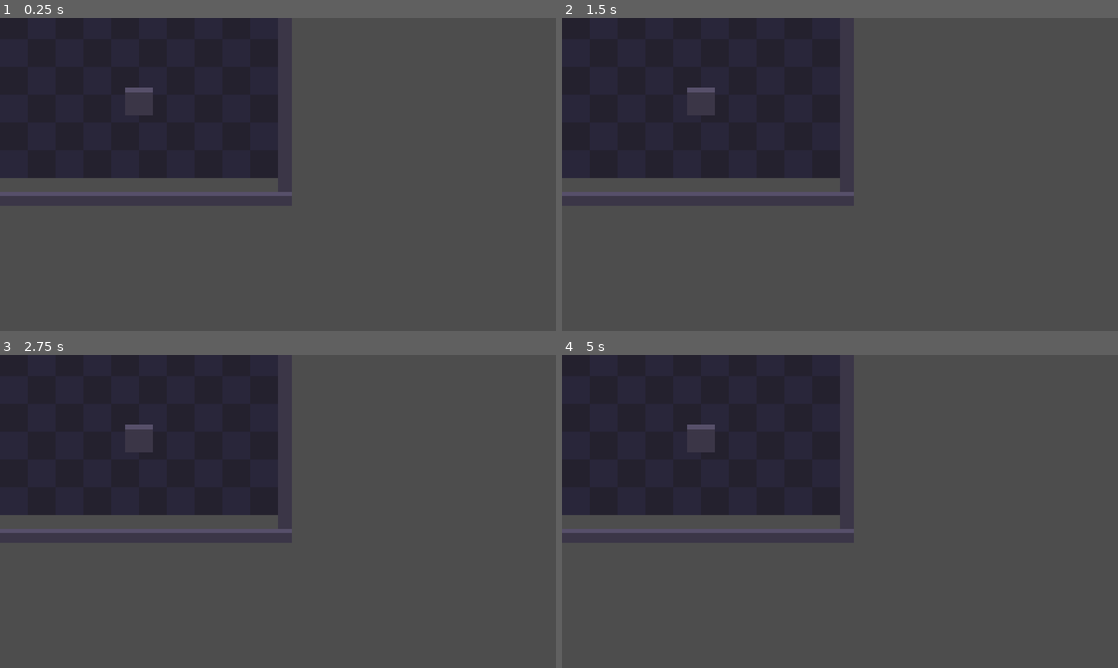
Above: before the commit, frames 1-4 (two rows, left to right).
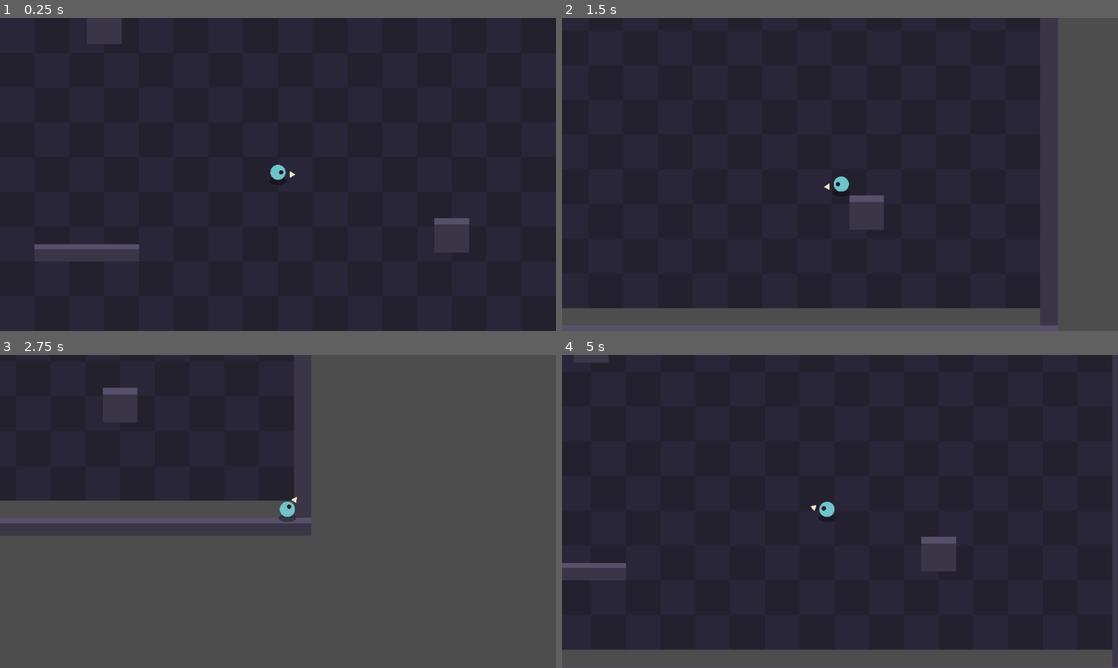
Above: after the commit, the same moments.

Repository: ncbender/Echo-of-the-Hollow
Game: Godot game, scene res://scenes/arena/test_arena.tscn
Two runs of this game, one before a commit and one after it. Both use one fixed random seed, a clock stepped at 60 frames per second and the inputs below.
Inputs (mouse positions are in pixels of both pictures, inside the frame that each line leads up to):
- Up to frame 1 (0.25 s): no input
- Up to frame 2 (1.5 s): tap Enter at 0.5 s; move the mouse to (962, 158) at 0.52 s; hold D (move_right) 0.53-1.28 s; hold Right mouse button (attack_heavy) 0.53-1.28 s; click (962, 158) at 0.8 s; move the mouse to (728, 190) at 1.27 s; hold S (move_down) from 1.28 s (still down); click (728, 190) at 1.35 s
- Up to frame 3 (2.75 s): tap Space (dash) at 1.55 s; move the mouse to (333, 442) at 2.02 s; release S (move_down) at 2.03 s; hold D (move_right) from 2.03 s (still down); hold Space (dash) from 2.03 s (still down); click (333, 442) at 2.17 s; tap 1 (weapon_slot_1) at 2.3 s
- Up to frame 4 (5 s): move the mouse to (812, 574) at 2.77 s; release D (move_right) at 2.78 s; release Space (dash) at 2.78 s; hold W (move_up) 2.78-3.53 s; tap 1 (weapon_slot_1) at 2.85 s; click (812, 574) at 2.92 s; tap 2 (weapon_slot_2) at 3.05 s; move the mouse to (1006, 558) at 3.52 s; hold 2 (weapon_slot_2) 3.53-4.28 s; hold A (move_left) from 3.53 s (still down); click (1006, 558) at 3.67 s; right-click (1006, 558) at 3.8 s; move the mouse to (673, 464) at 4.27 s; tap Q (ability_1) at 4.35 s; click (673, 464) at 4.55 s

The runs differ from the first frame. In frame 1, 72% of the frame differs, in the area x 0-100%, y 0-100%; in frame 2, 54%; in frame 3, 5.4%; in frame 4, 66%.

Commit message:
Phase B: player movement, mouse aim, camera, dash with two charges
Co-Authored-By: Claude Opus 5.5 <noreply@anthropic.com>
Claude-Session: https://claude.ai/code/session_01DCHuQoGc9nRvmUUtWtAhja

Diff:
--- /dev/null
+++ b/data/player/dash_config.tres
@@ -0,0 +1,11 @@
+[gd_resource type="Resource" script_class="DashConfig" format=3]
+
+[ext_resource type="Script" path="res://scripts/player/dash_config.gd" id="1_cfg"]
+
+[resource]
+script = ExtResource("1_cfg")
+max_charges = 2
+duration = 0.3
+iframe_duration = 0.18
+recharge_time = 2.5
+distance = 110.0
--- /dev/null
+++ b/data/player/movement_config.tres
@@ -0,0 +1,9 @@
+[gd_resource type="Resource" script_class="MovementConfig" format=3]
+
+[ext_resource type="Script" path="res://scripts/player/movement_config.gd" id="1_cfg"]
+
+[resource]
+script = ExtResource("1_cfg")
+move_speed = 180.0
+acceleration = 4000.0
+deceleration = 5000.0
--- a/scenes/arena/test_arena.tscn
+++ b/scenes/arena/test_arena.tscn
@@ -2,6 +2,7 @@
 
 [ext_resource type="Script" path="res://scripts/arena/arena_floor.gd" id="1_floor"]
 [ext_resource type="Script" path="res://scripts/arena/wall_block.gd" id="2_wall"]
+[ext_resource type="PackedScene" path="res://scenes/player/player.tscn" id="3_player"]
 
 [node name="TestArena" type="Node2D"]
 
@@ -45,3 +46,6 @@
 position = Vector2(-176, 112)
 script = ExtResource("2_wall")
 size = Vector2(96, 16)
+
+[node name="Player" parent="." instance=ExtResource("3_player")]
+position = Vector2(0, 40)
--- /dev/null
+++ b/scenes/player/player.tscn
@@ -0,0 +1,42 @@
+[gd_scene format=3]
+
+[ext_resource type="Script" path="res://scripts/player/player.gd" id="1_player"]
+[ext_resource type="Script" path="res://scripts/player/player_input.gd" id="2_input"]
+[ext_resource type="Script" path="res://scripts/player/movement_component.gd" id="3_move"]
+[ext_resource type="Script" path="res://scripts/player/dash_component.gd" id="4_dash"]
+[ext_resource type="Script" path="res://scripts/player/player_view.gd" id="5_view"]
+[ext_resource type="Script" path="res://scripts/fx/camera_shake.gd" id="6_cam"]
+[ext_resource type="Resource" path="res://data/player/movement_config.tres" id="7_mcfg"]
+[ext_resource type="Resource" path="res://data/player/dash_config.tres" id="8_dcfg"]
+
+[sub_resource type="CircleShape2D" id="CircleShape2D_body"]
+radius = 6.0
+
+[node name="Player" type="CharacterBody2D"]
+collision_layer = 2
+collision_mask = 1
+motion_mode = 1
+script = ExtResource("1_player")
+
+[node name="CollisionShape2D" type="CollisionShape2D" parent="."]
+shape = SubResource("CircleShape2D_body")
+
+[node name="PlayerInput" type="Node" parent="."]
+script = ExtResource("2_input")
+
+[node name="MovementComponent" type="Node" parent="."]
+script = ExtResource("3_move")
+config = ExtResource("7_mcfg")
+
+[node name="DashComponent" type="Node" parent="."]
+script = ExtResource("4_dash")
+config = ExtResource("8_dcfg")
+
+[node name="PlayerView" type="Node2D" parent="."]
+script = ExtResource("5_view")
+
+[node name="Camera2D" type="Camera2D" parent="."]
+zoom = Vector2(1.25, 1.25)
+position_smoothing_enabled = true
+position_smoothing_speed = 12.0
+script = ExtResource("6_cam")
--- /dev/null
+++ b/scripts/core/input_buffer.gd
@@ -0,0 +1,39 @@
+class_name InputBuffer
+extends RefCounted
+## Single-slot input buffer: remembers the most recent action for `window` seconds.
+## A newer push replaces the older entry (the latest intent wins).
+
+var window: float
+var _action: StringName = &""
+var _age: float = 0.0
+
+
+func _init(buffer_window: float = 0.12) -> void:
+	window = buffer_window
+
+
+func push(action: StringName) -> void:
+	_action = action
+	_age = 0.0
+
+
+## Ages the buffered entry; call once per tick before pushing that tick's inputs.
+func step(delta: float) -> void:
+	if _action == &"":
+		return
+	_age += delta
+	if _age > window + 0.0001:
+		clear()
+
+
+func peek() -> StringName:
+	return _action
+
+
+func has(action: StringName) -> bool:
+	return _action == action
+
+
+func clear() -> void:
+	_action = &""
+	_age = 0.0
--- /dev/null
+++ b/scripts/core/input_frame.gd
@@ -0,0 +1,26 @@
+class_name InputFrame
+extends RefCounted
+## Player intent for one physics tick. Produced by PlayerInput from real devices,
+## or built directly by tests and scripted playtests.
+
+var move: Vector2 = Vector2.ZERO
+## Normalized direction from the character towards the mouse cursor.
+var aim_direction: Vector2 = Vector2.RIGHT
+## Edge flags: true only on the tick the physical press/release happened.
+var light_pressed: bool = false
+var heavy_pressed: bool = false
+var heavy_released: bool = false
+var dash_pressed: bool = false
+## Level flag: right mouse button currently held.
+var heavy_held: bool = false
+## Weapon loadout slot requested this tick, -1 = none.
+var weapon_slot: int = -1
+
+
+## Clears one-shot flags after the frame was consumed; level state (move, aim, held) stays.
+func clear_edges() -> void:
+	light_pressed = false
+	heavy_pressed = false
+	heavy_released = false
+	dash_pressed = false
+	weapon_slot = -1
--- /dev/null
+++ b/scripts/fx/camera_shake.gd
@@ -0,0 +1,23 @@
+class_name CameraShake
+extends Camera2D
+## Small trauma-style screen shake. Purely visual.
+
+var _strength: float = 0.0
+var _time_left: float = 0.0
+var _duration: float = 0.0
+
+
+func shake(strength: float, duration: float) -> void:
+	if strength >= _strength * (_time_left / maxf(_duration, 0.001)):
+		_strength = strength
+		_duration = duration
+		_time_left = duration
+
+
+func _process(delta: float) -> void:
+	if _time_left <= 0.0:
+		offset = Vector2.ZERO
+		return
+	_time_left -= delta
+	var falloff := clampf(_time_left / _duration, 0.0, 1.0)
+	offset = Vector2(randf_range(-1, 1), randf_range(-1, 1)) * _strength * falloff
--- /dev/null
+++ b/scripts/player/dash_component.gd
@@ -0,0 +1,74 @@
+class_name DashComponent
+extends Node
+## Dash charges, sequential regeneration, dash timing and invulnerability window.
+## Pure timing logic; the owner applies get_velocity() to its body.
+
+signal dash_started(direction: Vector2)
+signal dash_ended
+signal charges_changed(charges: int, max_charges: int)
+
+@export var config: DashConfig
+
+var charges: int = 0
+var direction: Vector2 = Vector2.ZERO
+var _recharge_progress: float = 0.0
+var _elapsed: float = 0.0
+var _dashing: bool = false
+
+
+func _ready() -> void:
+	if config == null:
+		config = DashConfig.new()
+	charges = config.max_charges
+
+
+func is_dashing() -> bool:
+	return _dashing
+
+
+func is_invulnerable() -> bool:
+	return _dashing and _elapsed < config.iframe_duration
+
+
+func can_dash() -> bool:
+	return charges > 0 and not _dashing
+
+
+## Starts a dash in `dash_direction` (normalized by the caller). Returns false when not allowed.
+func try_start(dash_direction: Vector2) -> bool:
+	if not can_dash() or dash_direction == Vector2.ZERO:
+		return false
+	charges -= 1
+	direction = dash_direction.normalized()
+	_elapsed = 0.0
+	_dashing = true
+	charges_changed.emit(charges, config.max_charges)
+	dash_started.emit(direction)
+	return true
+
+
+func get_velocity() -> Vector2:
+	if not _dashing:
+		return Vector2.ZERO
+	return direction * (config.distance / config.duration)
+
+
+## 0..1 progress of the charge currently regenerating (0 when full).
+func get_recharge_progress() -> float:
+	return _recharge_progress / config.recharge_time if charges < config.max_charges else 0.0
+
+
+func step(delta: float) -> void:
+	if _dashing:
+		_elapsed += delta
+		if _elapsed >= config.duration - 0.0001:
+			_dashing = false
+			dash_ended.emit()
+	if charges < config.max_charges:
+		_recharge_progress += delta
+		if _recharge_progress >= config.recharge_time:
+			_recharge_progress -= config.recharge_time
+			charges += 1
+			if charges >= config.max_charges:
+				_recharge_progress = 0.0
+			charges_changed.emit(charges, config.max_charges)
--- /dev/null
+++ b/scripts/player/dash_config.gd
@@ -0,0 +1,12 @@
+class_name DashConfig
+extends Resource
+
+@export var max_charges: int = 2
+## Seconds of dash movement.
+@export var duration: float = 0.3
+## Invulnerability window measured from dash start.
+@export var iframe_duration: float = 0.18
+## Seconds to regenerate one charge; charges regenerate one after another.
+@export var recharge_time: float = 2.5
+## Total distance covered by one dash in world pixels.
+@export var distance: float = 110.0
--- /dev/null
+++ b/scripts/player/movement_component.gd
@@ -0,0 +1,21 @@
+class_name MovementComponent
+extends Node
+## Computes locomotion velocity from move input. Knows nothing about combat;
+## the owner passes the speed multiplier the current action allows.
+
+@export var config: MovementConfig
+
+
+func _ready() -> void:
+	if config == null:
+		config = MovementConfig.new()
+
+
+func compute_velocity(current: Vector2, move_input: Vector2, speed_multiplier: float, delta: float) -> Vector2:
+	var target := move_input.limit_length(1.0) * config.move_speed * speed_multiplier
+	var rate := config.acceleration if target != Vector2.ZERO else config.deceleration
+	return current.move_toward(target, rate * delta)
+
+
+func full_speed_velocity(direction: Vector2) -> Vector2:
+	return direction.limit_length(1.0) * config.move_speed
--- /dev/null
+++ b/scripts/player/movement_config.gd
@@ -0,0 +1,9 @@
+class_name MovementConfig
+extends Resource
+## Base locomotion tuning. Action-specific speed multipliers live on the
+## attack data (AttackDefinition.move_multiplier, ChargeProfile.move_multiplier).
+
+@export var move_speed: float = 180.0
+## px/s² towards the target velocity. High values keep movement immediate.
+@export var acceleration: float = 4000.0
+@export var deceleration: float = 5000.0
--- /dev/null
+++ b/scripts/player/player.gd
@@ -0,0 +1,66 @@
+class_name Player
+extends CharacterBody2D
+## Composition root of the player character. Wires input into the movement and
+## dash components and moves the body. Gameplay rules live in the components.
+
+const DASH_BUFFER_ACTION := &"dash"
+
+@export var input_buffer_time: float = 0.12
+
+## When true, physics ticks consume frames given via feed_input() instead of devices
+## (used by tests and scripted playtests).
+var use_external_input: bool = false
+var aim_direction: Vector2 = Vector2.RIGHT
+
+var _external_frame := InputFrame.new()
+var _locomotion_velocity: Vector2 = Vector2.ZERO
+var _dash_buffer: InputBuffer
+
+@onready var input: PlayerInput = $PlayerInput
+@onready var movement: MovementComponent = $MovementComponent
+@onready var dash: DashComponent = $DashComponent
+
+
+func _ready() -> void:
+	_dash_buffer = InputBuffer.new(input_buffer_time)
+
+
+func _physics_process(delta: float) -> void:
+	var frame := _external_frame if use_external_input else input.poll(self)
+	physics_step(frame, delta)
+	if use_external_input:
+		_external_frame.clear_edges()
+
+
+## Replaces the externally fed intent; edge flags are consumed by the next tick.
+func feed_input(frame: InputFrame) -> void:
+	use_external_input = true
+	_external_frame = frame
+
+
+func physics_step(frame: InputFrame, delta: float) -> void:
+	if frame.aim_direction.length_squared() > 0.0001:
+		aim_direction = frame.aim_direction.normalized()
+
+	dash.step(delta)
+	_dash_buffer.step(delta)
+	if frame.dash_pressed:
+		_dash_buffer.push(DASH_BUFFER_ACTION)
+	if _dash_buffer.has(DASH_BUFFER_ACTION) and dash.can_dash():
+		_dash_buffer.clear()
+		_start_dash(frame)
+
+	if dash.is_dashing():
+		velocity = dash.get_velocity()
+		# Leave the dash at running speed instead of ramping up from zero.
+		_locomotion_velocity = movement.full_speed_velocity(dash.direction)
+	else:
+		_locomotion_velocity = movement.compute_velocity(_locomotion_velocity, frame.move, 1.0, delta)
+		velocity = _locomotion_velocity
+	move_and_slide()
+
+
+func _start_dash(frame: InputFrame) -> void:
+	# No movement input: dash backwards relative to the aim direction.
+	var direction := frame.move if frame.move.length_squared() > 0.01 else -aim_direction
+	dash.try_start(direction.normalized())
--- /dev/null
+++ b/scripts/player/player_input.gd
@@ -0,0 +1,39 @@
+class_name PlayerInput
+extends Node
+## Captures device input. Clicks are collected from input events so every
+## physical press counts exactly once, independent of frame timing.
+
+var _pending := InputFrame.new()
+
+
+func _unhandled_input(event: InputEvent) -> void:
+	if event.is_echo():
+		return
+	if event.is_action_pressed(&"attack_light"):
+		_pending.light_pressed = true
+	elif event.is_action_pressed(&"attack_heavy"):
+		_pending.heavy_pressed = true
+	elif event.is_action_released(&"attack_heavy"):
+		_pending.heavy_released = true
+	elif event.is_action_pressed(&"dash"):
+		_pending.dash_pressed = true
+	elif event.is_action_pressed(&"weapon_slot_1"):
+		_pending.weapon_slot = 0
+	elif event.is_action_pressed(&"weapon_slot_2"):
+		_pending.weapon_slot = 1
+
+
+## Returns this tick's intent for a character at `origin`, aiming at the mouse.
+func poll(character: Node2D) -> InputFrame:
+	var frame := InputFrame.new()
+	frame.move = Input.get_vector(&"move_left", &"move_right", &"move_up", &"move_down")
+	var to_mouse := character.get_global_mouse_position() - character.global_position
+	frame.aim_direction = to_mouse.normalized() if to_mouse.length_squared() > 1.0 else Vector2.ZERO
+	frame.heavy_held = Input.is_action_pressed(&"attack_heavy")
+	frame.light_pressed = _pending.light_pressed
+	frame.heavy_pressed = _pending.heavy_pressed
+	frame.heavy_released = _pending.heavy_released
+	frame.dash_pressed = _pending.dash_pressed
+	frame.weapon_slot = _pending.weapon_slot
+	_pending.clear_edges()
+	return frame
--- /dev/null
+++ b/scripts/player/player_view.gd
@@ -0,0 +1,51 @@
+extends Node2D
+## Placeholder visuals for the player. Reads state only, never changes gameplay.
+
+const BODY_RADIUS := 7.0
+const COLOR_BODY := Color("6fc3c9")
+const COLOR_DASH := Color("bff4ff")
+const COLOR_IFRAME := Color(1.0, 1.0, 1.0, 0.45)
+const COLOR_AIM := Color("f2e6c2")
+
+var _trail: Array[Vector2] = []
+
+@onready var player: Player = get_parent()
+
+
+func _process(_delta: float) -> void:
+	_update_trail()
+	queue_redraw()
+
+
+func _update_trail() -> void:
+	if player.dash.is_dashing():
+		_trail.push_front(player.global_position)
+		if _trail.size() > 6:
+			_trail.pop_back()
+	elif not _trail.is_empty():
+		_trail.pop_back()
+
+
+func _draw() -> void:
+	for i in _trail.size():
+		var alpha := 0.35 * (1.0 - float(i) / _trail.size())
+		draw_circle(to_local(_trail[i]), BODY_RADIUS * 0.9, Color(COLOR_DASH, alpha))
+
+	# Ground shadow.
+	draw_set_transform(Vector2(0, 6), 0.0, Vector2(1.0, 0.45))
+	draw_circle(Vector2.ZERO, BODY_RADIUS + 1.0, Color(0, 0, 0, 0.35))
+	draw_set_transform(Vector2.ZERO)
+
+	var body_color := COLOR_BODY
+	if player.dash.is_invulnerable():
+		body_color = COLOR_IFRAME
+	elif player.dash.is_dashing():
+		body_color = COLOR_DASH
+	draw_circle(Vector2(0, -2), BODY_RADIUS, body_color)
+	draw_circle(Vector2(0, -2) + player.aim_direction * 3.0, 2.0, Color("1d1b26"))
+
+	# Aim pointer.
+	var aim := player.aim_direction
+	var tip := aim * 16.0
+	var side := aim.orthogonal() * 3.0
+	draw_colored_polygon(PackedVector2Array([tip, aim * 11.0 + side, aim * 11.0 - side]), COLOR_AIM)
--- /dev/null
+++ b/tests/framework/gameplay_test_case.gd
@@ -0,0 +1,45 @@
+class_name GameplayTestCase
+extends TestCase
+## Test base that spawns the real player scene and drives it tick by tick
+## with scripted InputFrames (fixed delta, independent of real time).
+
+const PLAYER_SCENE: PackedScene = preload("res://scenes/player/player.tscn")
+const WALL_SCRIPT: GDScript = preload("res://scripts/arena/wall_block.gd")
+
+var player: Player
+
+
+func spawn_player(at: Vector2 = Vector2.ZERO) -> Player:
+	player = PLAYER_SCENE.instantiate()
+	player.position = at
+	add_child(player)
+	player.set_physics_process(false)
+	player.use_external_input = true
+	return player
+
+
+func add_wall(at: Vector2, size: Vector2) -> StaticBody2D:
+	var wall: StaticBody2D = WALL_SCRIPT.new()
+	wall.size = size
+	wall.position = at
+	add_child(wall)
+	return wall
+
+
+func frame(move: Vector2 = Vector2.ZERO, aim: Vector2 = Vector2.RIGHT) -> InputFrame:
+	var f := InputFrame.new()
+	f.move = move
+	f.aim_direction = aim.normalized()
+	return f
+
+
+## Runs `count` player ticks with `f`. Edge flags only apply to the first tick.
+func tick(f: InputFrame, count: int = 1) -> void:
+	for i in count:
+		player.physics_step(f, FRAME)
+		f.clear_edges()
+		await get_tree().physics_frame
+
+
+func seconds_to_ticks(seconds: float) -> int:
+	return roundi(seconds / FRAME)
--- /dev/null
+++ b/tests/integration/test_dash.gd
@@ -0,0 +1,109 @@
+extends GameplayTestCase
+## Dash: charges, regeneration, iFrames, direction, chaining.
+
+
+func _new_dash() -> DashComponent:
+	var dash := DashComponent.new()
+	dash.config = DashConfig.new()
+	add_child(dash)
+	return dash
+
+
+func _step(dash: DashComponent, seconds: float) -> void:
+	for i in seconds_to_ticks(seconds):
+		dash.step(FRAME)
+
+
+func test_dash_consumes_exactly_one_charge() -> void:
+	var dash := _new_dash()
+	check_eq(dash.charges, 2, "starts full")
+	check(dash.try_start(Vector2.RIGHT), "dash starts")
+	check_eq(dash.charges, 1, "one charge used")
+
+
+func test_no_dash_without_charges() -> void:
+	var dash := _new_dash()
+	dash.try_start(Vector2.RIGHT)
+	_step(dash, 0.3)
+	dash.try_start(Vector2.RIGHT)
+	_step(dash, 0.3)
+	check_eq(dash.charges, 0, "both charges used")
+	check(not dash.can_dash(), "cannot dash at 0 charges")
+	check(not dash.try_start(Vector2.RIGHT), "try_start refuses at 0 charges")
+
+
+func test_cannot_dash_while_dashing() -> void:
+	var dash := _new_dash()
+	dash.try_start(Vector2.RIGHT)
+	_step(dash, 0.1)
+	check(not dash.try_start(Vector2.LEFT), "no dash during dash")
+	check_eq(dash.charges, 1, "charge not spent by refused dash")
+
+
+func test_charges_regenerate_sequentially() -> void:
+	var dash := _new_dash()
+	dash.try_start(Vector2.RIGHT)
+	_step(dash, 0.3)
+	dash.try_start(Vector2.RIGHT)
+	_step(dash, 0.3)
+	# 0.6 s have passed since the first dash; 1.9 s more completes the first charge.
+	_step(dash, 1.85)
+	check_eq(dash.charges, 0, "first charge not yet back at 2.45 s")
+	_step(dash, 0.1)
+	check_eq(dash.charges, 1, "first charge back at 2.55 s")
+	_step(dash, 2.3)
+	check_eq(dash.charges, 1, "second charge not yet back (sequential)")
+	_step(dash, 0.25)
+	check_eq(dash.charges, 2, "second charge back after another 2.5 s")
+	_step(dash, 3.0)
+	check_eq(dash.charges, 2, "never exceeds max")
+
+
+func test_iframes_cover_first_180ms_only() -> void:
+	var dash := _new_dash()
+	dash.try_start(Vector2.RIGHT)
+	check(dash.is_invulnerable(), "invulnerable at dash start")
+	_step(dash, 10 * FRAME)
+	check(dash.is_invulnerable(), "invulnerable at 167 ms")
+	_step(dash, FRAME)
+	check(not dash.is_invulnerable(), "vulnerable at 183 ms")
+	check(dash.is_dashing(), "still dashing after iframes")
+	_step(dash, 7 * FRAME)
+	check(not dash.is_dashing(), "dash over at 300 ms")
+
+
+func test_player_dash_follows_move_input() -> void:
+	spawn_player()
+	await wait_physics(1)
+	var f := frame(Vector2.UP, Vector2.RIGHT)
+	f.dash_pressed = true
+	await tick(f, 1)
+	check(player.dash.is_dashing(), "dash started")
+	check_eq(player.dash.direction, Vector2.UP, "dash direction from WASD")
+	check_eq(player.dash.charges, 1, "one charge spent")
+
+
+func test_player_dash_without_input_goes_backwards() -> void:
+	spawn_player()
+	await wait_physics(1)
+	var f := frame(Vector2.ZERO, Vector2(1, 1))
+	f.dash_pressed = true
+	await tick(f, seconds_to_ticks(0.3))
+	check_near(player.dash.direction.angle_to(Vector2(-1, -1).normalized()), 0.0, 0.001, "dashes away from aim")
+	check_near(player.position.length(), player.dash.config.distance, 1.0, "covers dash distance")
+
+
+func test_player_dash_buffered_but_not_infinite() -> void:
+	spawn_player()
+	await wait_physics(1)
+	var f := frame(Vector2.RIGHT)
+	f.dash_pressed = true
+	await tick(f, 15)
+	f.dash_pressed = true   # pressed 50 ms before the first dash ends -> buffered
+	await tick(f, 4)
+	check(player.dash.is_dashing(), "buffered second dash started")
+	check_eq(player.dash.charges, 0, "both charges spent")
+	await tick(f, 18)
+	f.dash_pressed = true
+	await tick(f, 1)
+	check(not player.dash.is_dashing(), "third dash refused without charges")
--- /dev/null
+++ b/tests/integration/test_movement.gd
@@ -0,0 +1,60 @@
+extends GameplayTestCase
+## Movement: 8 directions, diagonal speed, aim independence, collision.
+
+const DIRECTIONS: Array[Vector2] = [
+	Vector2(1, 0), Vector2(1, 1), Vector2(0, 1), Vector2(-1, 1),
+	Vector2(-1, 0), Vector2(-1, -1), Vector2(0, -1), Vector2(1, -1),
+]
+
+
+func test_moves_in_eight_directions_at_configured_speed() -> void:
+	spawn_player()
+	var speed := player.movement.config.move_speed
+	for raw in DIRECTIONS:
+		player.position = Vector2.ZERO
+		player._locomotion_velocity = Vector2.ZERO
+		await tick(frame(raw.normalized()), 3)
+		var start := player.position
+		await tick(frame(raw.normalized()), 30)
+		var moved := player.position - start
+		check_near(moved.length(), speed * 30 * FRAME, 0.5, "distance for %s" % raw)
+		check_near(moved.normalized().angle_to(raw.normalized()), 0.0, 0.01, "direction for %s" % raw)
+
+
+func test_diagonal_is_not_faster() -> void:
+	spawn_player()
+	var speed := player.movement.config.move_speed
+	# Raw, unnormalized diagonal input must still be clamped.
+	await tick(frame(Vector2(1, 1)), 20)
+	check(player.velocity.length() <= speed + 0.01, "diagonal speed %.2f <= %.2f" % [player.velocity.length(), speed])
+	check_near(player.velocity.length(), speed, 0.01, "diagonal reaches full speed")
+
+
+func test_reaches_full_speed_immediately() -> void:
+	spawn_player()
+	await tick(frame(Vector2.RIGHT), 3)
+	check_near(player.velocity.length(), player.movement.config.move_speed, 0.01, "full speed after 3 ticks")
+	await tick(frame(Vector2.ZERO), 3)
+	check_eq(player.velocity, Vector2.ZERO, "stops within 3 ticks")
+
+
+func test_aim_is_independent_of_movement() -> void:
+	spawn_player()
+	await tick(frame(Vector2.RIGHT, Vector2.LEFT), 20)
+	check(player.velocity.x > 170.0, "moves right while aiming left")
+	check_eq(player.aim_direction, Vector2.LEFT, "aim stays left")
+	await tick(frame(Vector2.RIGHT, Vector2.UP), 1)
+	check_eq(player.aim_direction, Vector2.UP, "aim follows input instantly")
+
+
+func test_collides_with_obstacles() -> void:
+	spawn_player()
+	add_wall(Vector2(40, 0), Vector2(16, 64))
+	await wait_physics(2)
+	await tick(frame(Vector2.RIGHT), 60)
+	# Wall face at x=32, body radius 6.
+	check(player.position.x <= 26.1, "stopped by wall (x=%.2f)" % player.position.x)
+	check(player.position.x > 24.0, "reached the wall (x=%.2f)" % player.position.x)
+	# Sliding along the wall still works.
+	await tick(frame(Vector2(1, 1).normalized()), 20)
+	check(player.position.y > 20.0, "slides along wall (y=%.2f)" % player.position.y)
Not shown, added: scripts/core/input_buffer.gd.uid
Not shown, added: scripts/core/input_frame.gd.uid
Not shown, added: scripts/fx/camera_shake.gd.uid
Not shown, added: scripts/player/dash_component.gd.uid
Not shown, added: scripts/player/dash_config.gd.uid
Not shown, added: scripts/player/movement_component.gd.uid
Not shown, added: scripts/player/movement_config.gd.uid
Not shown, added: scripts/player/player.gd.uid
Not shown, added: scripts/player/player_input.gd.uid
Not shown, added: scripts/player/player_view.gd.uid
Not shown, added: tests/framework/gameplay_test_case.gd.uid
Not shown, added: tests/integration/test_dash.gd.uid
(and 1 more such lines)
